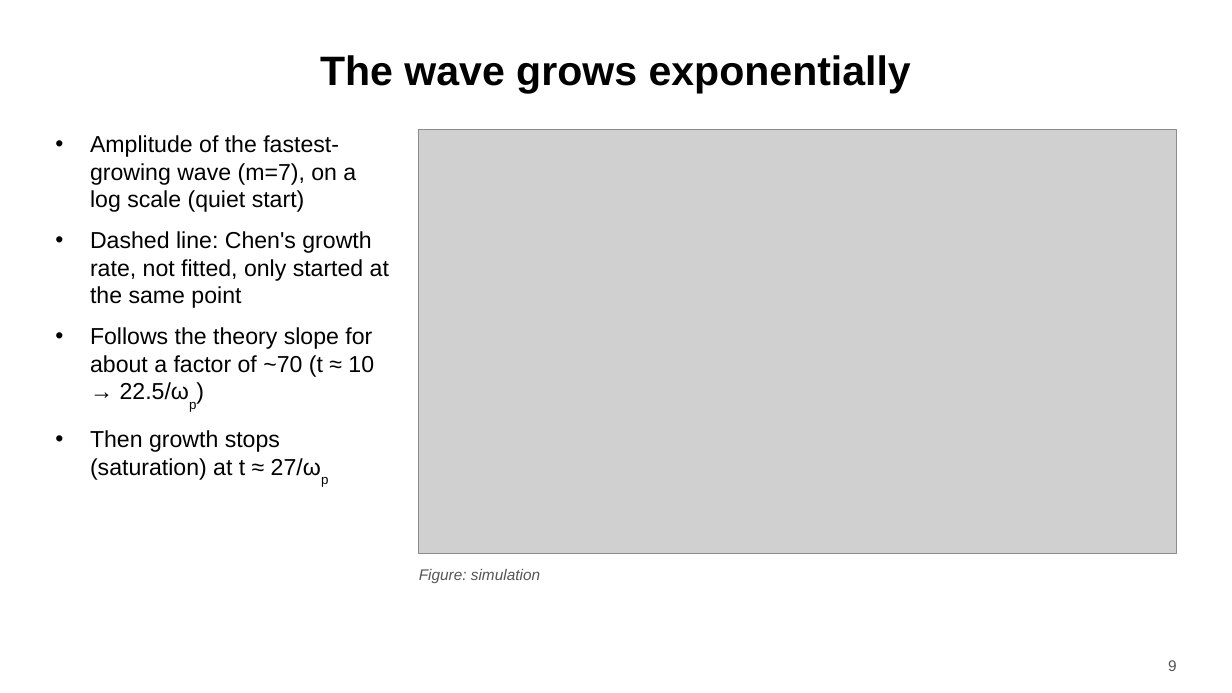
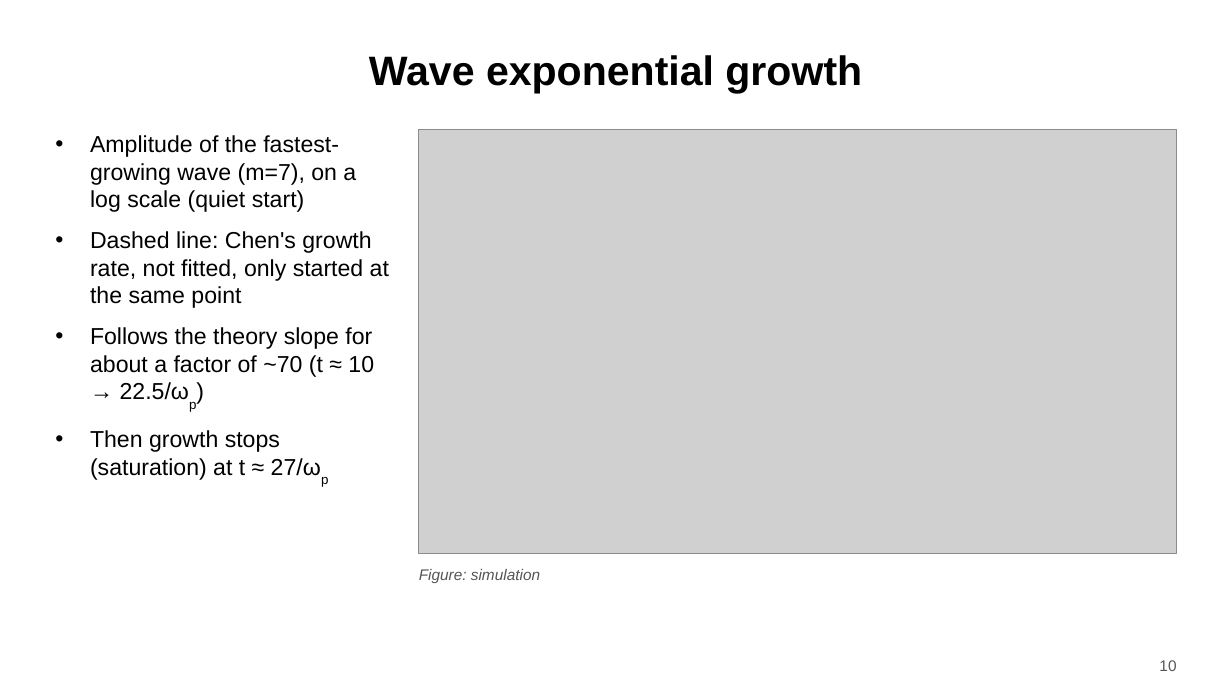
Before and after one commit to harry-wu-28/plasma, a slide deck: slide 10 of twostream/results/talk/twostream_talk_final.pptx (slide 9 before the commit). Drawn at 1232x693 pixels with LibreOffice and Linux fonts; fonts in the diff are those of the drawing; grey boxes stand for pictures. Boxes give left, top, right and bottom in pixels: in the first picture for what was removed or moved away, otherwise in the second. Text is boxed around its words. In the diff, an @@ line names an element or a change of style, - is before the commit and + after.

```diff
--- a/twostream/results/talk/twostream_talk_final.pptx
+++ b/twostream/results/talk/twostream_talk_final.pptx
@@ title at (x1=369, y1=55, x2=862, y2=94): text changed @@
-The wave grows exponentially
+Wave exponential growth
@@ page number at (x1=1159, y1=660, x2=1176, y2=671): text changed @@
-9
+10
```
Also in this commit, not shown: 5 other slides changed, 1 slide added.
